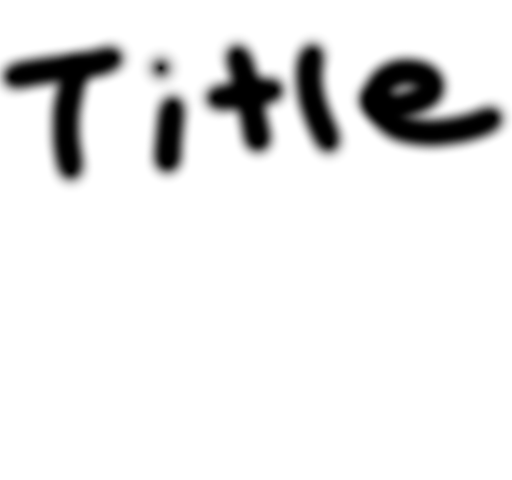
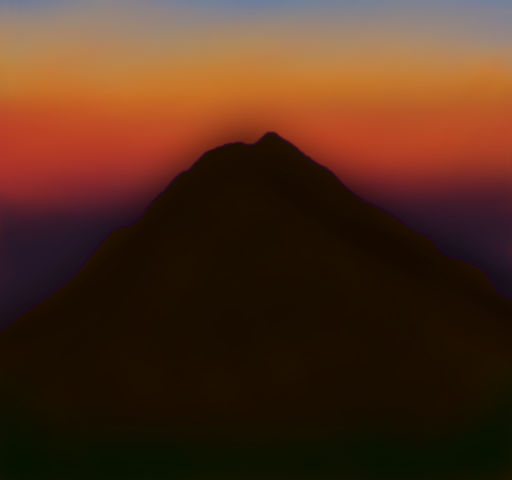
Two versions of the same layered image (w=512, h=480). Layer-by-layer changes:
added layer "Layer" above "Background" over [0, 86, 512, 480]
painted on "Background" over [0, 0, 512, 480]
